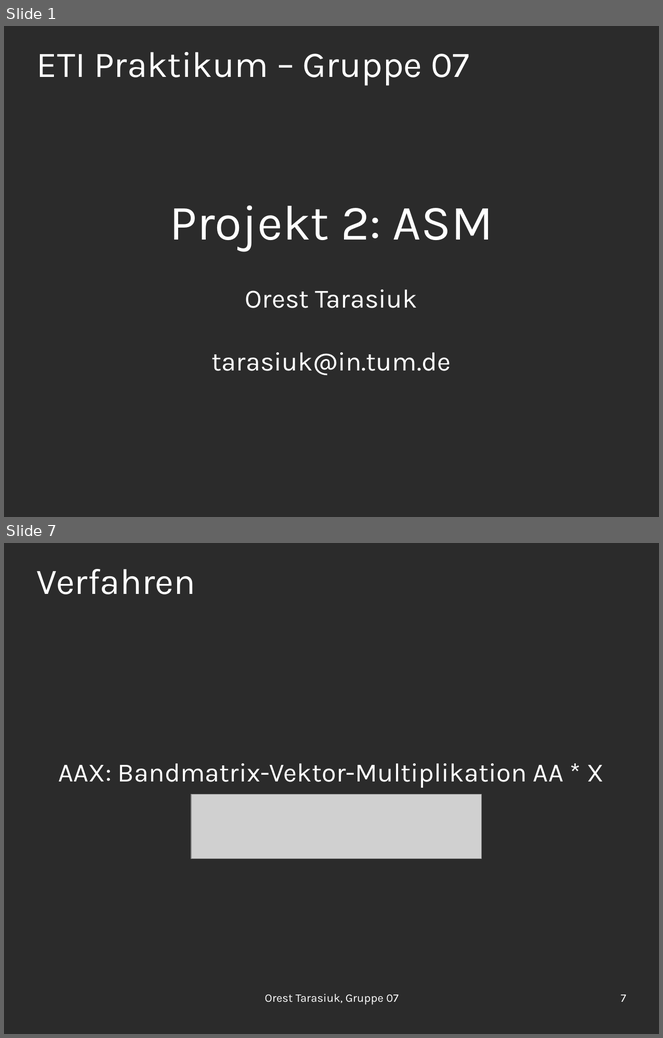
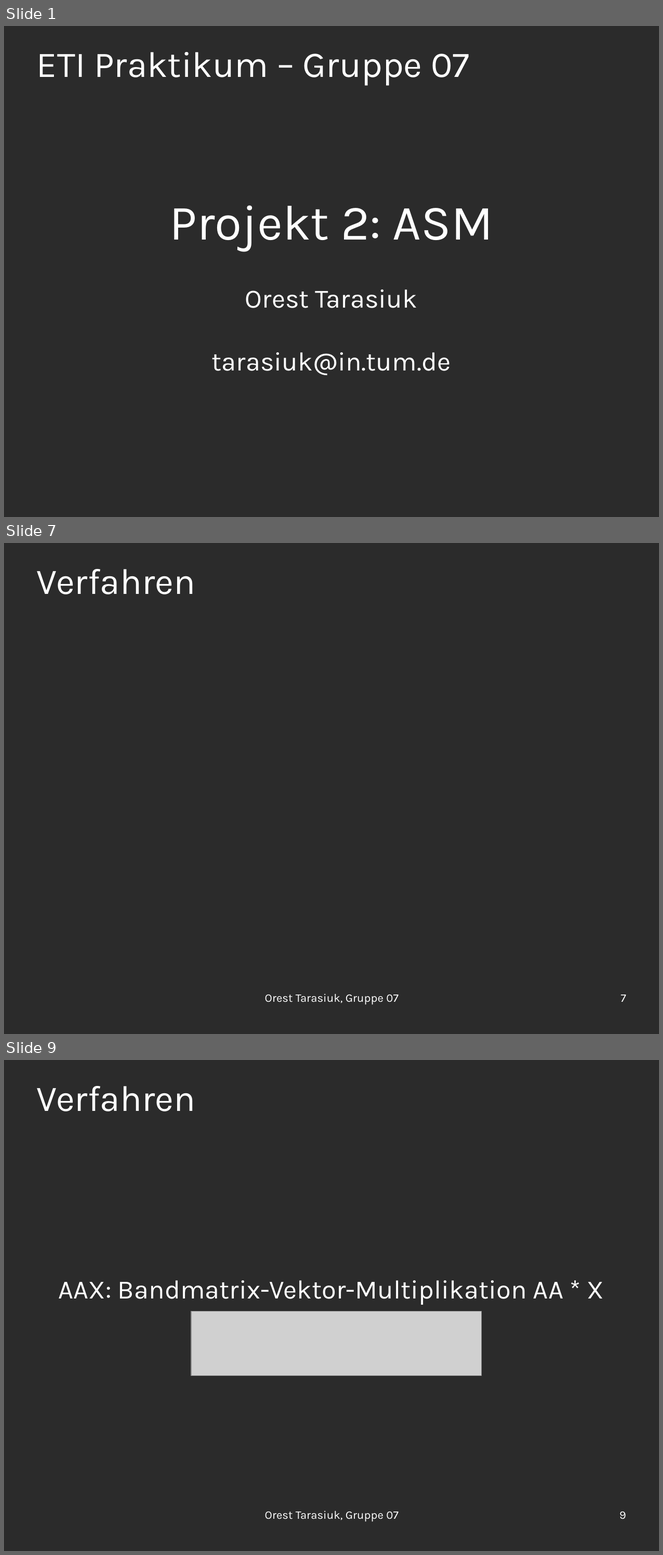
Before and after one commit to OrestTa/etip, a slide deck: Projekt2/Vortrag/vortrag2.odp. Shown one above the other, each under a label of ours: slides 1 and 7 before the commit, slides 1, 7 and 9 after it; the slides between them are not shown. The pictures are 663x1038 and 663x1555 pixels, drawn with LibreOffice and Linux fonts; fonts in the diff are those of the drawing; grey boxes stand for pictures; background and template pictures are left out; a plain dark background stands for a picture behind light text. Boxes give left, top, right and bottom in pixels: in the first picture for what was removed or moved away, otherwise in the second. Text is boxed around its words. In the diff, an @@ line names an element or a change of style, - is before the commit and + after.

```diff
--- a/Projekt2/Vortrag/vortrag2.odp
+++ b/Projekt2/Vortrag/vortrag2.odp
@@ slide 7 added at [4, 543, 659, 1034], background picture (left out) @@
@@ title added at [37, 569, 196, 594], 44 pt, text #FFFFFF @@
+Verfahren
@@ text added at [265, 994, 399, 1005], 14 pt, text #FFFFFF @@
+Orest Tarasiuk, Gruppe 07
@@ page number added at [621, 995, 626, 1002], 14 pt, text #FFFFFF @@
+7
@@ what was slide 7 is now slide 9 @@
@@ page number at [620, 1512, 626, 1520]: text changed @@
-7
+9
```
Also in this commit, not shown: 6 slides changed, 1 other slide added.
